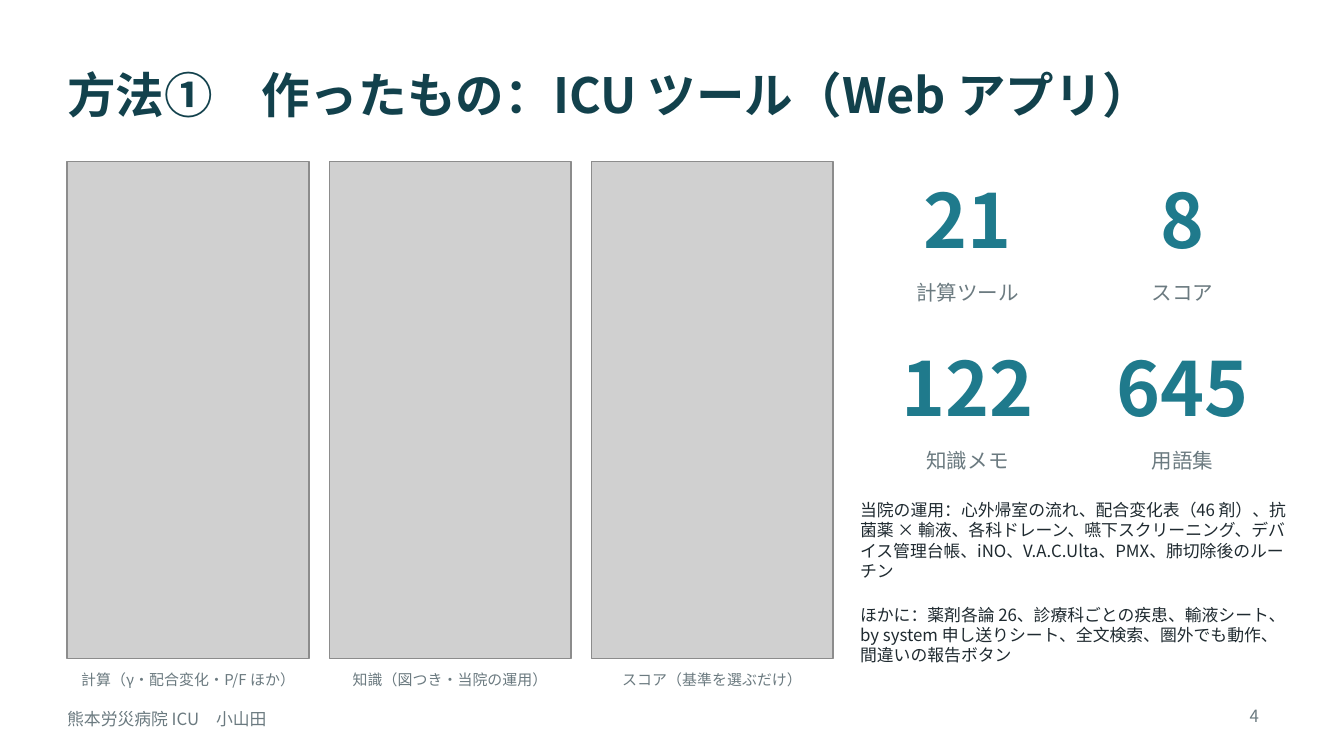
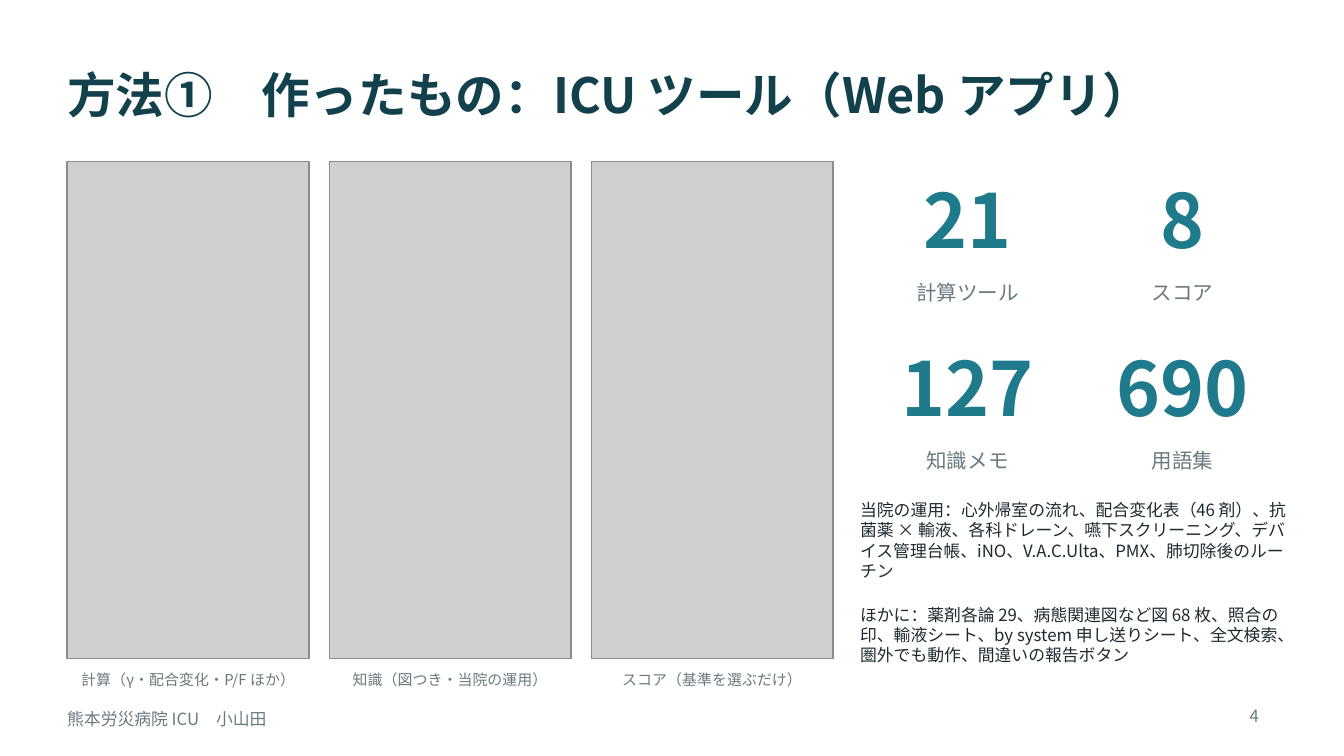
Before and after one commit to koki2983/icu-tool, a slide deck: slide 4 of docs/発表準備/ICUツール_発表スライド_叩き台.pptx. Drawn at 1344x756 pixels with LibreOffice and Linux fonts; fonts in the diff are those of the drawing; grey boxes stand for pictures. Boxes give left, top, right and bottom in pixels: in the first picture for what was removed or moved away, otherwise in the second. Text is boxed around its words. In the diff, an @@ line names an element or a change of style, - is before the commit and + after.

```diff
--- a/docs/発表準備/ICUツール_発表スライド_叩き台.pptx
+++ b/docs/発表準備/ICUツール_発表スライド_叩き台.pptx
@@ text at (902, 359, 1034, 416): text changed @@
-122
+127
@@ text at (1117, 359, 1249, 417): text changed @@
-645
+690
@@ text at (860, 607, 1294, 663): text changed @@
-ほかに：薬剤各論 26、診療科ごとの疾患、輸液シート、by system 申し送りシート、全文検索、圏外でも動作、間違いの報告ボタン
+ほかに：薬剤各論 29、病態関連図など図 68 枚、照合の印、輸液シート、by system 申し送りシート、全文検索、圏外でも動作、間違いの報告ボタン
```
Also in this commit, not shown: 7 other files.
